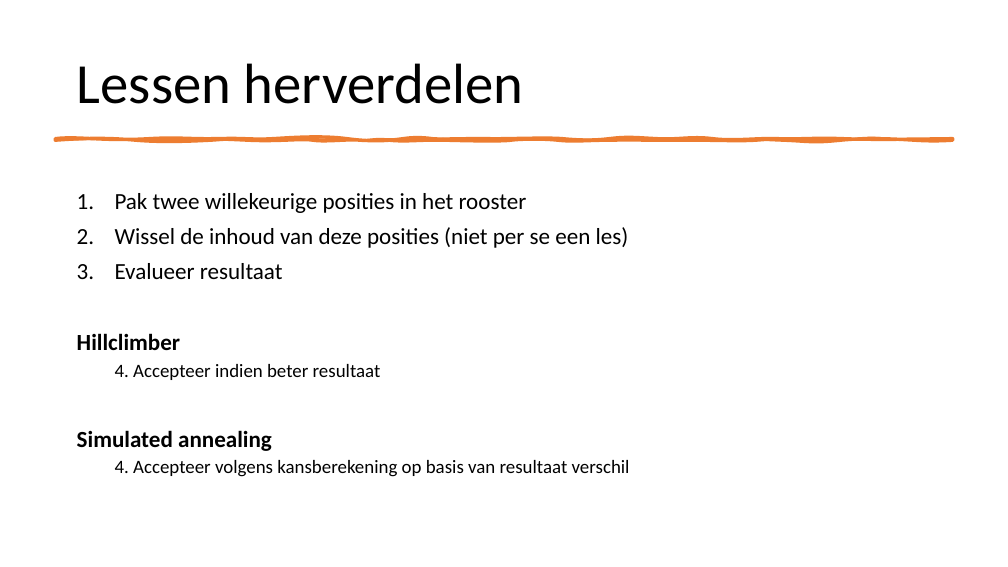
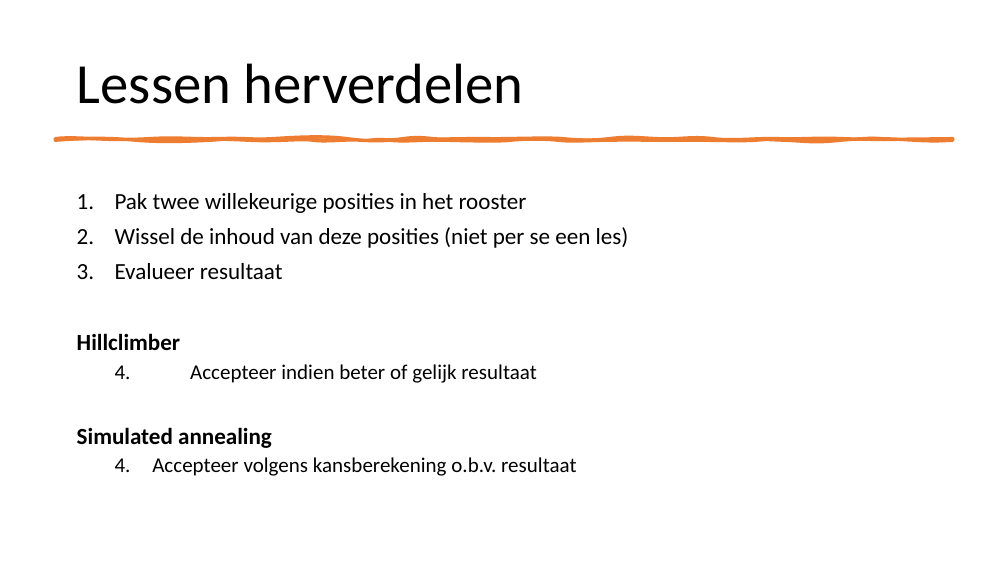
Before and after one commit to NinaAlblasMinorAI/RoosterRulers, a slide deck: slide 8 of doc/Presentatie.pptx. Drawn at 1008x567 pixels with LibreOffice and Linux fonts; fonts in the diff are those of the drawing. Boxes give left, top, right and bottom in pixels: in the first picture for what was removed or moved away, otherwise in the second. Text is boxed around its words. In the diff, an @@ line names an element or a change of style, - is before the commit and + after.

```diff
--- a/doc/Presentatie.pptx
+++ b/doc/Presentatie.pptx
@@ text at bbox=[115, 364, 536, 383]: text changed; size 18 to 20 pt @@
-  4. Accepteer indien beter resultaat
+  4. Accepteer indien beter of gelijk resultaat
@@ text at bbox=[152, 457, 576, 476]: text changed; size 18 to 20 pt @@
-  4. Accepteer volgens kansberekening op basis van resultaat verschil
+  4. Accepteer volgens kansberekening o.b.v. resultaat
```
Also in this commit, not shown: 11 other slides changed, 2 slides added, 1 other file.
